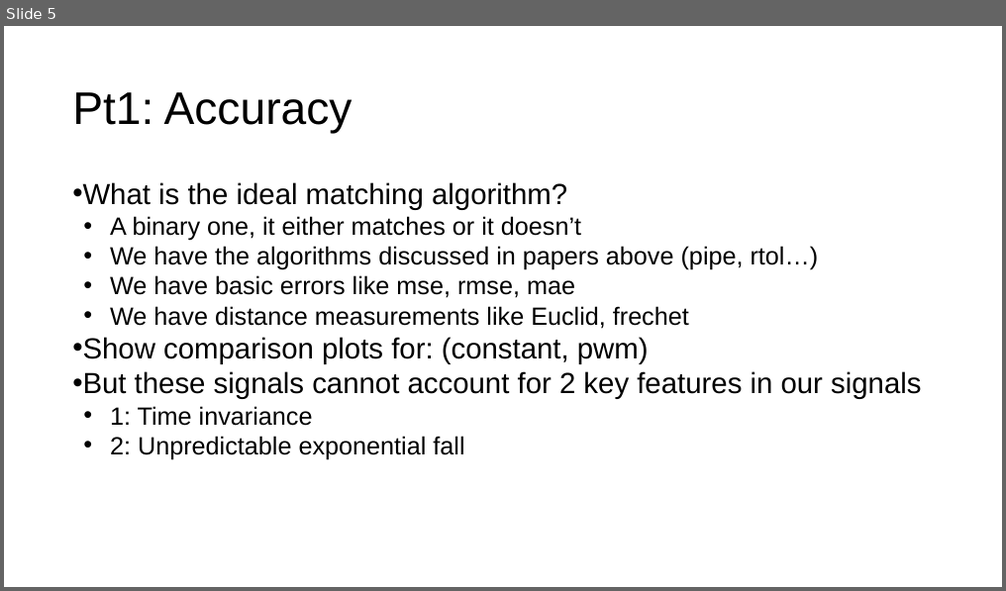
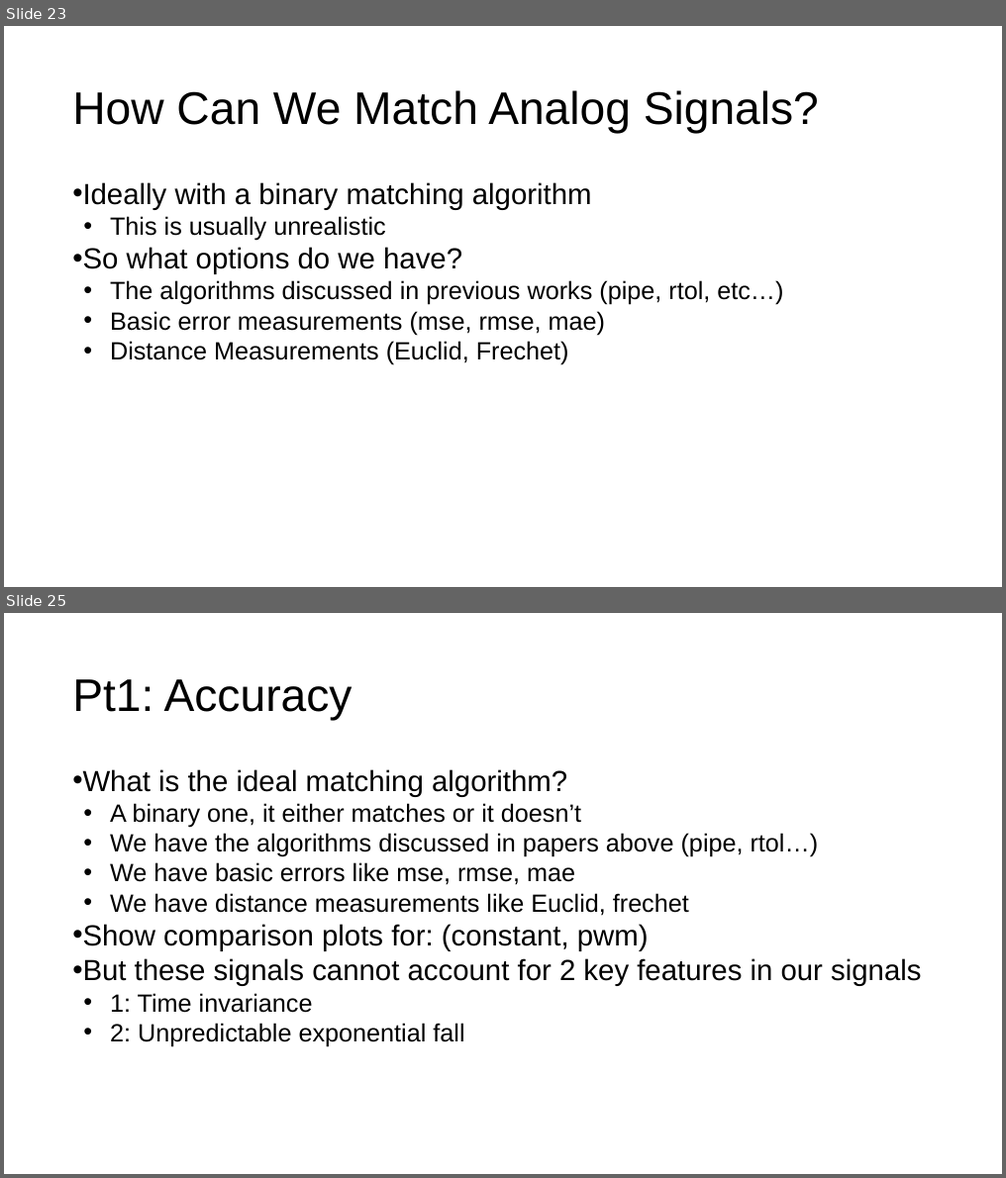
Before and after one commit to GNPower/TestpointDSL, a slide deck: Seminar Presentation/DSL for HIL Testing.pptx. Shown one above the other, each under a label of ours: slide 5 before the commit, slides 23 and 25 after it; the slides between them are not shown. The pictures are 1006x591 and 1006x1178 pixels, drawn with LibreOffice and Linux fonts; fonts in the diff are those of the drawing. Boxes give left, top, right and bottom in pixels: in the first picture for what was removed or moved away, otherwise in the second. Text is boxed around its words. In the diff, an @@ line names an element or a change of style, - is before the commit and + after.

```diff
--- a/Seminar Presentation/DSL for HIL Testing.pptx
+++ b/Seminar Presentation/DSL for HIL Testing.pptx
@@ slide 23 added at box(4, 26, 1002, 587), background #FFFFFF @@
@@ title added at box(72, 90, 819, 134), 44 pt, text #000000 @@
+How Can We Match Analog Signals?
@@ text added at box(72, 182, 783, 366), 24 pt, text #000000 @@
+• Ideally with a binary matching algorithm
+  • This is usually unrealistic
+• So what options do we have?
+  • The algorithms discussed in previous works (pipe, rtol, etc…)
+  • Basic error measurements (mse, rmse, mae)
+  • Distance Measurements (Euclid, Frechet)
@@ what was slide 5 is now slide 25 @@
```
Also in this commit, not shown: 5 slides changed, 21 other slides added, 18 other files.
